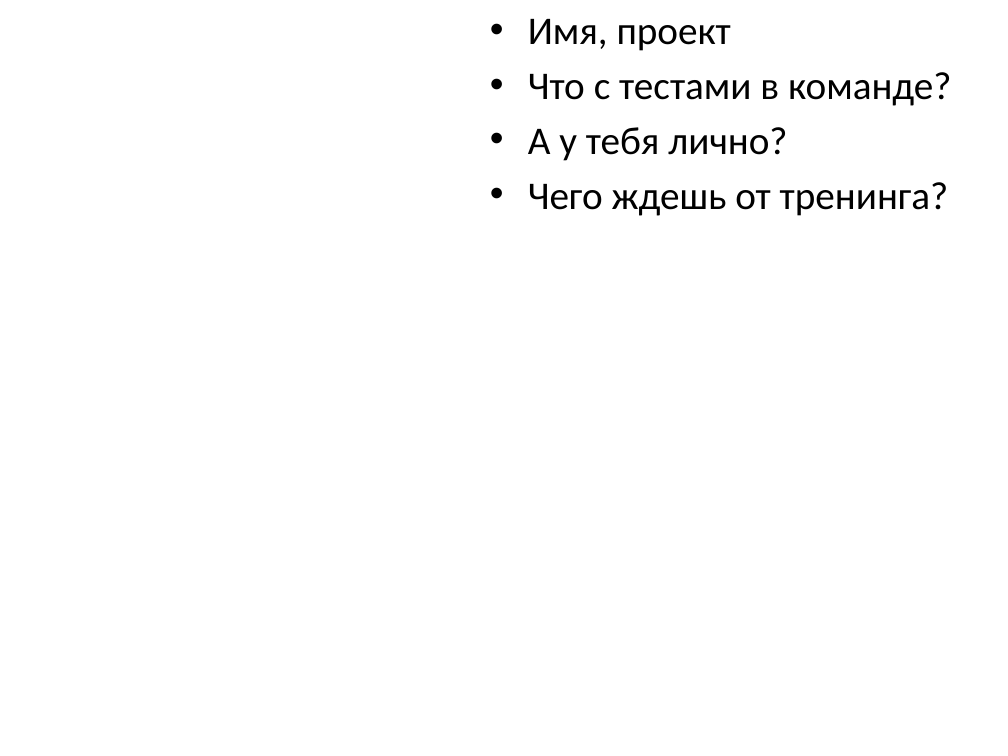
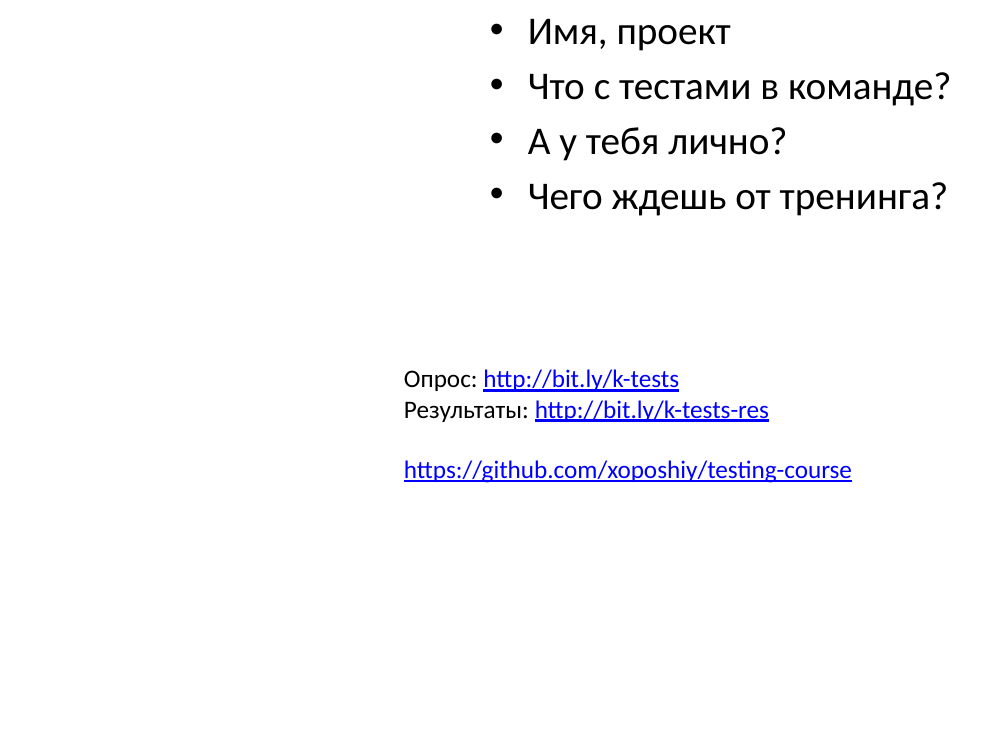
Before and after one commit to xoposhiy/testing-course, a slide deck: slide 2 of day1.pptx. Drawn at 1008x756 pixels with LibreOffice and Linux fonts; fonts in the diff are those of the drawing; background and template pictures are left out. Boxes give left, top, right and bottom in pixels: in the first picture for what was removed or moved away, otherwise in the second. Text is boxed around its words. In the diff, an @@ line names an element or a change of style, - is before the commit and + after.

```diff
--- a/day1.pptx
+++ b/day1.pptx
@@ text added at <box>404,369,852,483</box>, 18 pt, text #0000FF, underline @@
+Опрос: http://bit.ly/k-tests
+Результаты: http://bit.ly/k-tests-res
+https://github.com/xoposhiy/testing-course
```
Also in this commit, not shown: 4 other slides changed, 1 slide added, 1 slide removed, 14 other files.
